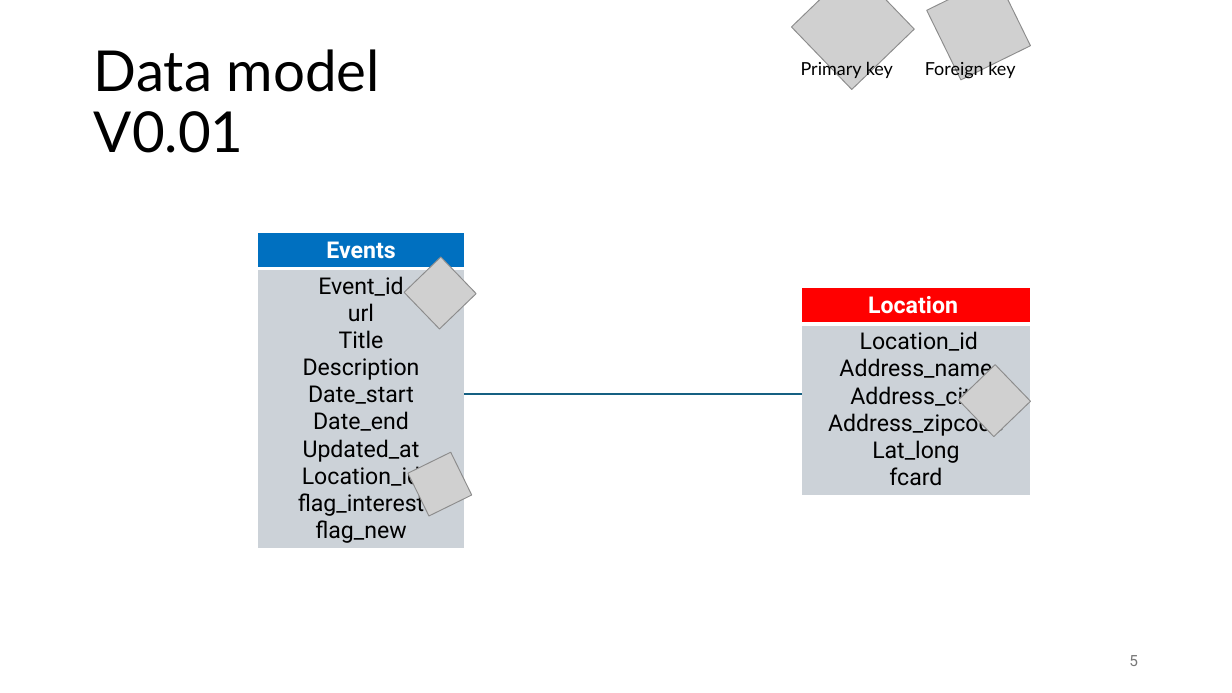
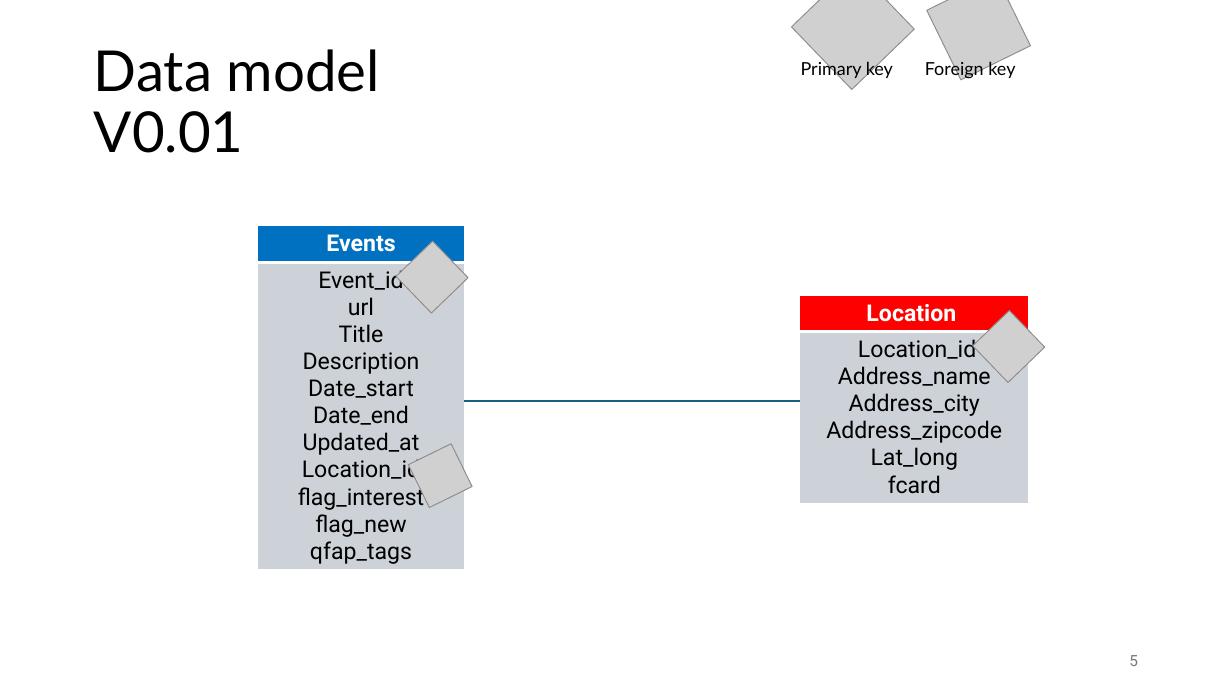
Before and after one commit to Mich-Blaz/Expo-App-MiCa, a slide deck: slide 5 of MiCa-expo-app.pptx. Drawn at 1232x693 pixels with LibreOffice and Linux fonts; fonts in the diff are those of the drawing; grey boxes stand for pictures. Boxes give left, top, right and bottom in pixels: in the first picture for what was removed or moved away, otherwise in the second. Text is boxed around its words. In the diff, an @@ line names an element or a change of style, - is before the commit and + after.

Commit message:
add changes on data model for the presentation

```diff
--- a/MiCa-expo-app.pptx
+++ b/MiCa-expo-app.pptx
@@ table at bbox=[258, 226, 464, 577] @@
-row 2, column 1: Event_id / url / Title / Description / Date_start / Date_end / Updated_at / Location_id / flag_interest / flag_new
+row 2, column 1: Event_id / url / Title / Description / Date_start / Date_end / Updated_at / Location_id / flag_interest / flag_new / qfap_tags
@@ table: place and size @@
-table at bbox=[258, 232, 464, 555]
+table at bbox=[258, 226, 464, 577]
@@ picture: place and size @@
-picture at bbox=[404, 258, 476, 329]
+picture at bbox=[396, 241, 468, 313]
@@ table: place and size @@
-table at bbox=[801, 287, 1031, 500]
+table at bbox=[800, 295, 1030, 507]
@@ picture: place and size @@
-picture at bbox=[959, 365, 1031, 437]
+picture at bbox=[973, 310, 1045, 382]
@@ line moved from (801, 394) - (464, 394) to (800, 401) - (464, 401) @@
@@ picture: place and size @@
-picture at bbox=[408, 452, 472, 516]
+picture at bbox=[409, 444, 473, 508]
```
Also in this commit, not shown: 1 other slide changed, 1 slide added.
